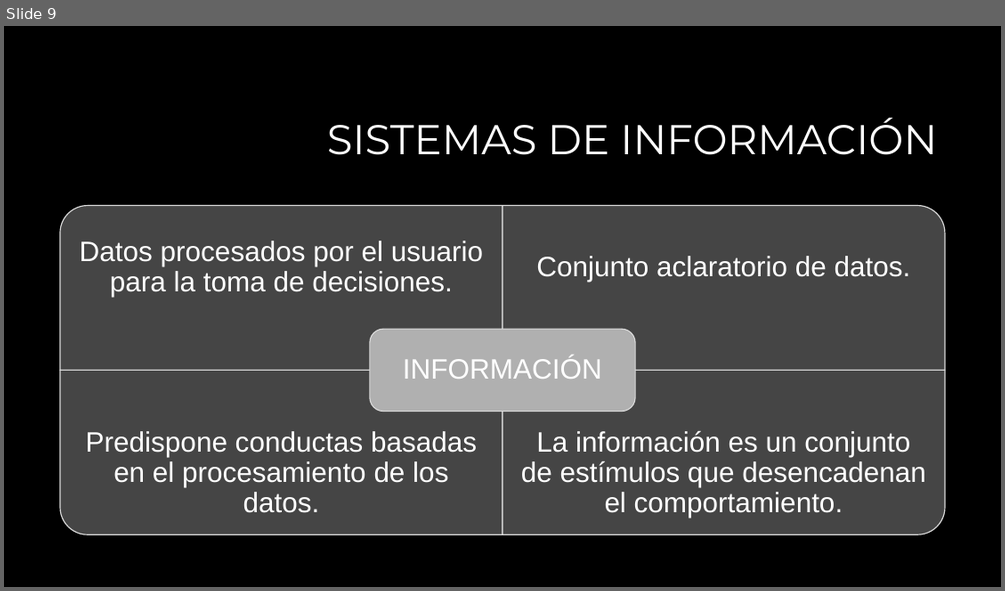
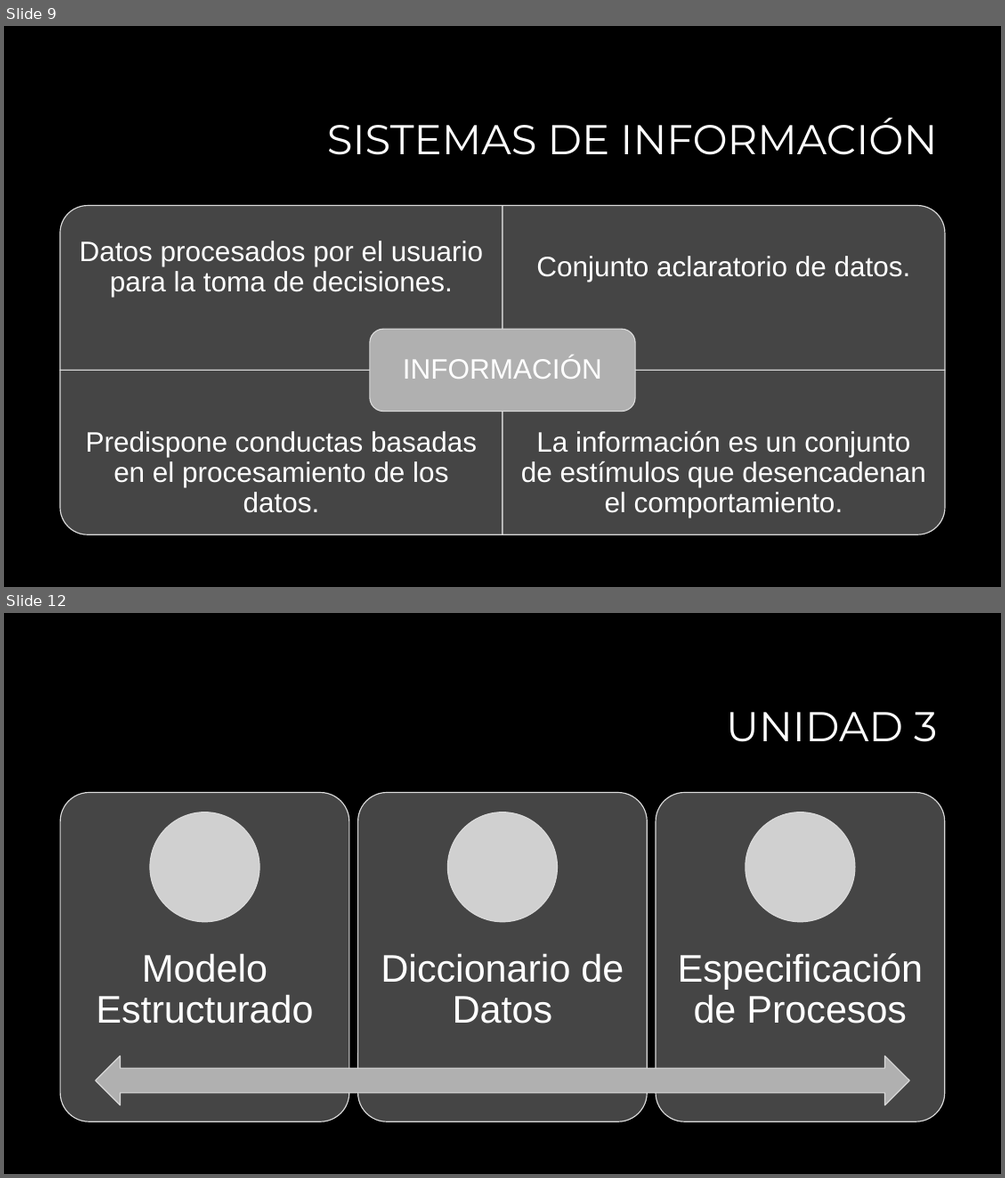
Before and after one commit to zherar7ordoya/AP3, a slide deck: Metodología de Desarrollo de Sistemas I/1er Parcial Metodologia I 2021 (Parte B).pptx. Shown one above the other, each under a label of ours: slide 9 before the commit, slides 9 and 12 after it; the slides between them are not shown. The pictures are 1005x591 and 1005x1178 pixels, drawn with LibreOffice and Linux fonts; fonts in the diff are those of the drawing; grey boxes stand for pictures; background and template pictures are left out. Boxes give left, top, right and bottom in pixels: in the first picture for what was removed or moved away, otherwise in the second. Text is boxed around its words. In the diff, an @@ line names an element or a change of style, - is before the commit and + after.

```diff
--- a/Metodología de Desarrollo de Sistemas I/1er Parcial Metodologia I 2021 (Parte B).pptx
+++ b/Metodología de Desarrollo de Sistemas I/1er Parcial Metodologia I 2021 (Parte B).pptx
@@ slide 12 added at (4,613,1001,1174), background #000000 @@
@@ title added at (726,712,937,742), 40 pt, text #FFFFFF @@
+UNIDAD 3
@@ group added at (60,793,946,1121): 3 rounded rectangles, 3 texts, 3 pictures, 1 left right arrow @@
+Modelo Estructurado
+Diccionario de Datos
+Especificación de Procesos
```
Also in this commit, not shown: 2 slides changed, 5 other slides added.
